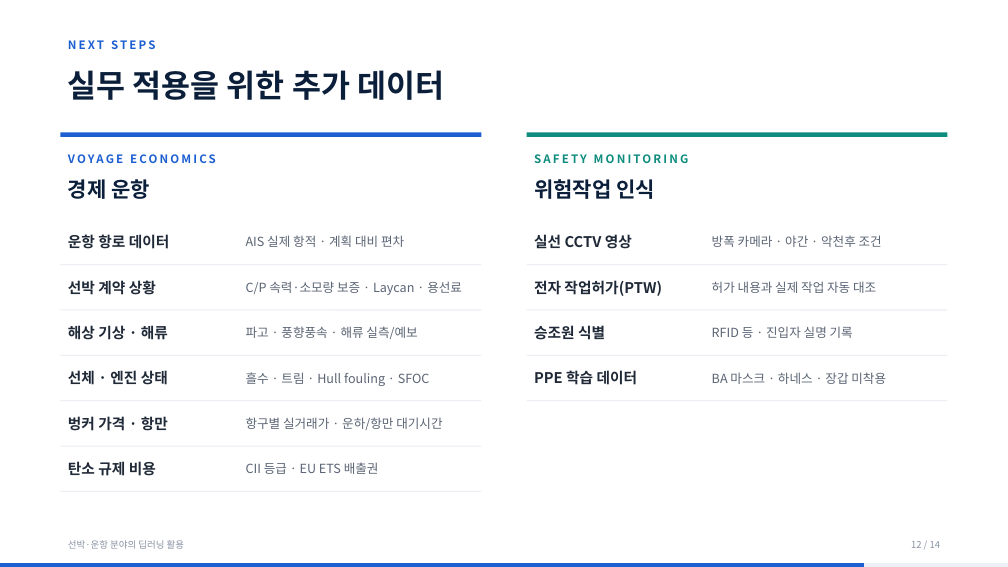
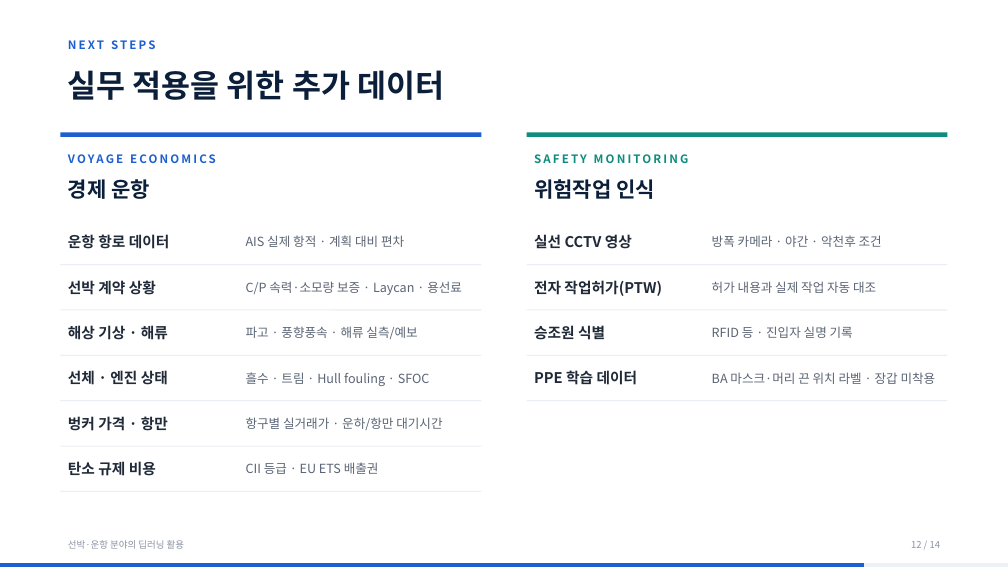
Before and after one commit to songhojun7147/ai-dashboards, a slide deck: slide 12 of 선박 딥러닝 교육/발표_AI프로젝트.pptx. Drawn at 1008x567 pixels with LibreOffice and Linux fonts; fonts in the diff are those of the drawing. Boxes give left, top, right and bottom in pixels: in the first picture for what was removed or moved away, otherwise in the second. Text is boxed around its words. In the diff, an @@ line names an element or a change of style, - is before the commit and + after.

```diff
--- a/선박 딥러닝 교육/발표_AI프로젝트.pptx
+++ b/선박 딥러닝 교육/발표_AI프로젝트.pptx
@@ text at (712,372,936,384): text changed @@
-BA 마스크 · 하네스 · 장갑 미착용
+BA 마스크·머리 끈 위치 라벨 · 장갑 미착용
```
Also in this commit, not shown: 1 other slide changed, 1 other file.
